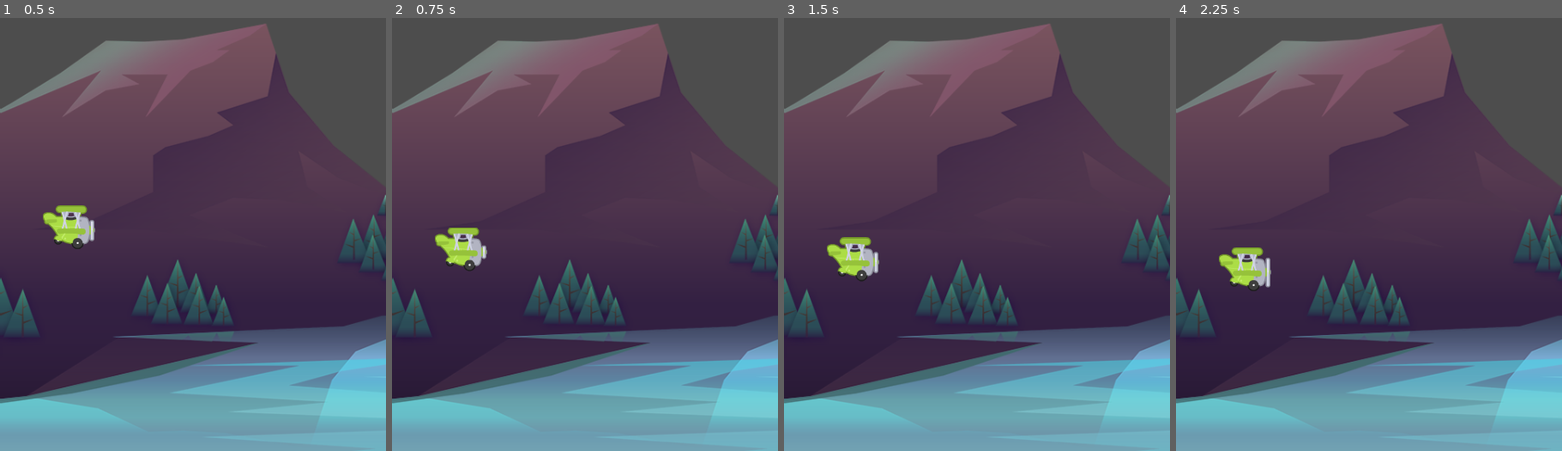
Above: before the commit, frames 1-4 (left to right).
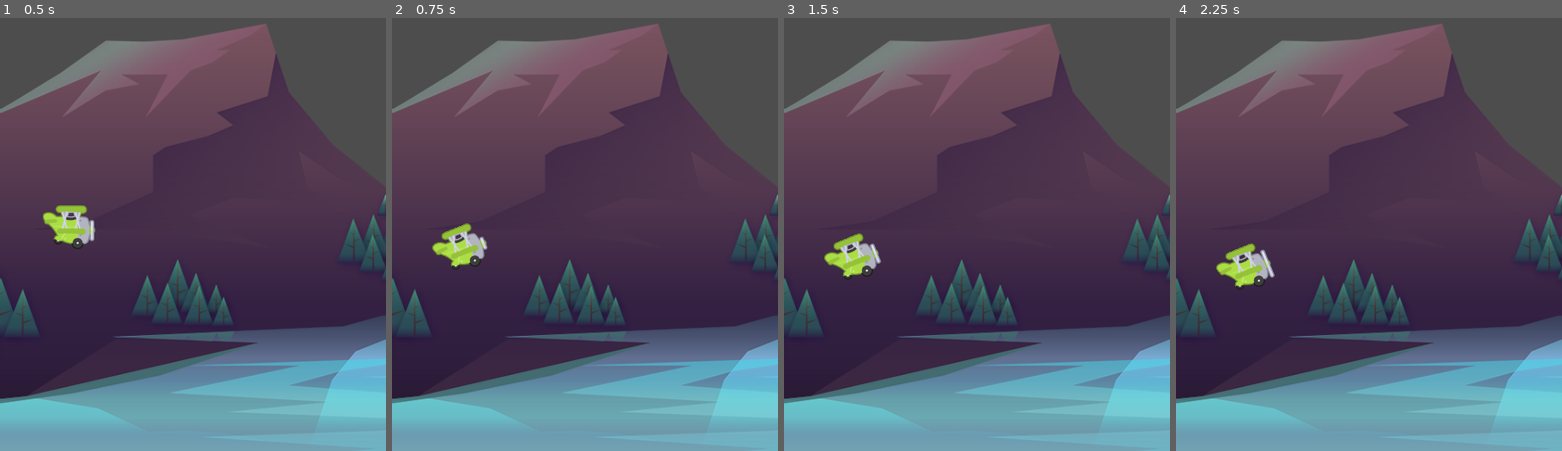
Above: after the commit, the same moments.

Repository: Havolt/tappy-plane
Game: Godot game, scene res://scenes/game/game.tscn
Two runs of this game, one before a commit and one after it. Both use one fixed random seed, a clock stepped at 60 frames per second and the inputs below.
Inputs:
- Up to frame 1 (0.5 s): no input
- Up to frame 2 (0.75 s): tap Space (fly) at 0.6 s
- Up to frame 3 (1.5 s): tap Space (fly) at 1.35 s
- Up to frame 4 (2.25 s): tap Space (fly) at 2.1 s

Frame 1 is identical in both runs. In frame 2, 0.7% of the frame differs, in the area x 10-25%, y 47-59%; in frame 3, 0.8%; in frame 4, 0.8%, in the area x 10-26%, y 51-64%.

Commit message:
Add animation to plane

Diff:
--- a/scenes/plane/plane.gd
+++ b/scenes/plane/plane.gd
@@ -5,6 +5,7 @@
 const THRUST: float = -350.0
 
 @onready var anim_sprite: AnimatedSprite2D = $AnimSprite
+@onready var anima_player: AnimationPlayer = $AnimationPlayer
 
 func _ready() -> void:
 	pass
@@ -29,6 +30,7 @@
 func fly() -> void:
 	if Input.is_action_just_pressed("fly"):
 		velocity.y = THRUST
+		anima_player.play("power")
 
 # Death logic
 func die() -> void:
--- a/scenes/plane/plane.tscn
+++ b/scenes/plane/plane.tscn
@@ -35,11 +35,47 @@
 [sub_resource type="CircleShape2D" id="CircleShape2D_4ba5v"]
 radius = 28.0
 
+[sub_resource type="Animation" id="Animation_r2jcf"]
+resource_name = "power"
+length = 0.5
+step = 0.1
+tracks/0/type = "value"
+tracks/0/imported = false
+tracks/0/enabled = true
+tracks/0/path = NodePath("AnimSprite:rotation")
+tracks/0/interp = 2
+tracks/0/loop_wrap = true
+tracks/0/keys = {
+"times": PackedFloat32Array(0, 0.1, 0.5),
+"transitions": PackedFloat32Array(1, 1, 1),
+"update": 0,
+"values": [0.0, -0.349066, 0.0]
+}
+
+[sub_resource type="Animation" id="Animation_v2c5k"]
+length = 0.001
+tracks/0/type = "value"
+tracks/0/imported = false
+tracks/0/enabled = true
+tracks/0/path = NodePath("AnimSprite:rotation")
+tracks/0/interp = 1
+tracks/0/loop_wrap = true
+tracks/0/keys = {
+"times": PackedFloat32Array(0),
+"transitions": PackedFloat32Array(1),
+"update": 0,
+"values": [0.0]
+}
+
+[sub_resource type="AnimationLibrary" id="AnimationLibrary_psyyx"]
+_data = {
+"RESET": SubResource("Animation_v2c5k"),
+"power": SubResource("Animation_r2jcf")
+}
+
 [node name="Plane" type="CharacterBody2D"]
 scale = Vector2(0.75, 0.75)
 script = ExtResource("1_j1ben")
-
-[node name="AnimationPlayer" type="AnimationPlayer" parent="."]
 
 [node name="AudioStreamPlayer2D" type="AudioStreamPlayer2D" parent="."]
 
@@ -52,3 +88,8 @@
 [node name="CollisionShape2D" type="CollisionShape2D" parent="."]
 position = Vector2(54.6667, 48)
 shape = SubResource("CircleShape2D_4ba5v")
+
+[node name="AnimationPlayer" type="AnimationPlayer" parent="."]
+libraries = {
+"": SubResource("AnimationLibrary_psyyx")
+}
Not shown: 1 places in scenes/plane/plane.tscn that only renumber resources
